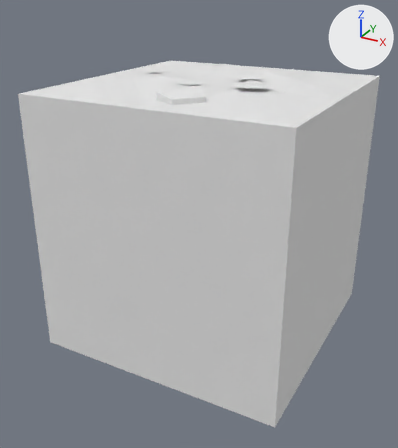
One commit to the FBX model Assets/Tiles/Blend/Blend Rock Dry 2.fbx: the scene before it, then after it.
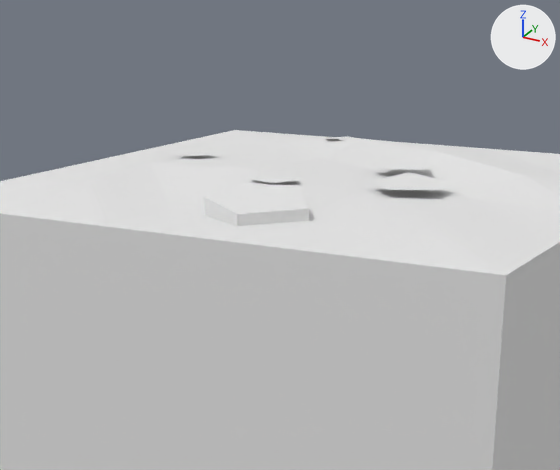
There are two pictures of each version: one whole from a 50 mm lens placed at (1.93, -3.76, 1.75), pointed at (-0.04, -0.17, -0.04), one close up on the part from 16% to 81% of the width and 0% to 49% of the height. The lights are fixed; the arrows at upper right show +X, +Y and +Z. The older version's two pictures come first. Where no turn or scale is listed for an object, it has been applied to the vertices. Vertices at exactly the same position are counted once.

The older version as bpy lines, for what is in view:
```python
me_blend_rock_dry_2 = bpy.data.meshes.new('Blend Rock Dry 2')
me_blend_rock_dry_2.from_pydata(...)  # 83 vertices, 74 faces; spans x -1.0..1.0, y -1.0..1.0, z -1.0..1.13
me_blend_rock_dry_2.materials.append(mat_tileworld_tiles)  # its picture is missing
ob_blend_rock_dry_2 = bpy.data.objects.new('Blend Rock Dry 2', me_blend_rock_dry_2)
ob_blend_rock_dry_2.location = (0.0, 0.0, 0.0)
```
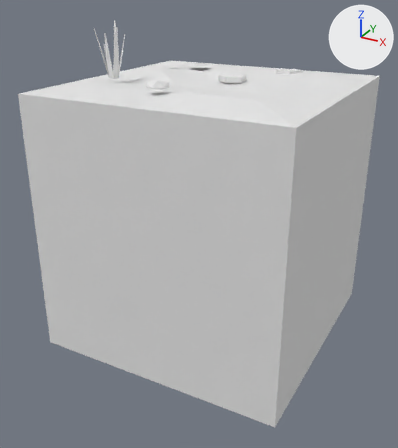
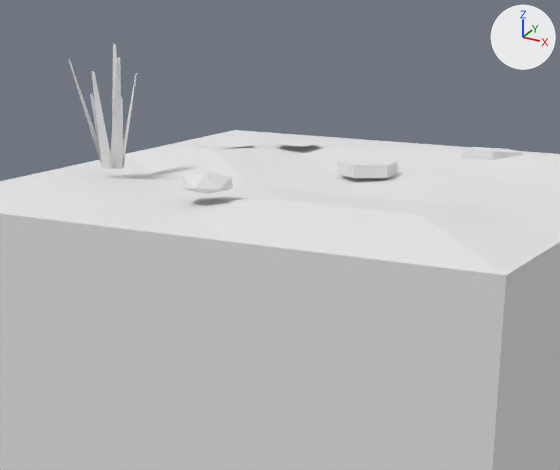
Boxes (x1, y1, x2, y2) around the edits, measured in the close-ups (560 x 470 px; the box of a moved part takes in the faces that stretch with it):
'Blend Rock Dry 2', reshaped
    before: (0, 130, 560, 470)
    after: (0, 44, 560, 470)
part 1 of me_blend_rock_dry_2, moved or reshaped
    before: (333, 137, 361, 141)
    after: (276, 137, 322, 147)
part 2 of me_blend_rock_dry_2, deleted
    before: (204, 183, 309, 226)
part 3 of me_blend_rock_dry_2, deleted
    before: (250, 170, 299, 183)
part 4 of me_blend_rock_dry_2, built on
    before: (3, 158, 560, 227)
    after: (3, 44, 560, 227)

Diff of the bpy script that builds the scene:
```diff
--- a/Assets/Tiles/Blend/Blend Rock Dry 2.fbx.py
+++ b/Assets/Tiles/Blend/Blend Rock Dry 2.fbx.py
@@ me_blend_rock_dry_2 @@
 # used by ob_blend_rock_dry_2; location = (0.0, 0.0, 0.0)
-me_blend_rock_dry_2.from_pydata(...)  # 83 vertices, 74 faces; spans x -1.0..1.0, y -1.0..1.0, z -1.0..1.13
+me_blend_rock_dry_2.from_pydata(...)  # 118 vertices, 104 faces; spans x -1.0..1.0, y -1.0..1.0, z -1.0..1.49
+# me_blend_rock_dry_2 part 1: the loose piece of 5 vertices spanning x -0.37..-0.2, y 0.58..0.75, z 1.09..1.11 is turned -83.9 degrees about the z axis through its middle and scaled by 1.08, then moved by (-0.11, -0.17, 0.0)
+# me_blend_rock_dry_2 part 2: the loose piece of 10 vertices spanning x -0.03..0.28, y -0.83..-0.52, z 1.02..1.13 is deleted
+# me_blend_rock_dry_2 part 3: the loose piece of 5 vertices spanning x -0.13..0.03, y -0.36..-0.2, z 1.09..1.11 is deleted
+# me_blend_rock_dry_2 part 4
+# 4 vertices are removed from x 0.1..0.23, y 0.08..0.28, z 1.09..1.11
+# 1 face is deleted
+# 22 vertices move from x -0.64..0.64, y -0.65..0.63, z 1.05..1.11 to x -0.63..0.63, y -0.63..0.65, z 1.05..1.12
+# 54 vertices are added at x -0.81..0.49, y -0.69..0.66, z 1.06..1.49
+# 38 new faces join them
+# other edits to the shape of me_blend_rock_dry_2 do not show in these pictures
 me_blend_rock_dry_2.materials.append(mat_tileworld_tiles)
```
